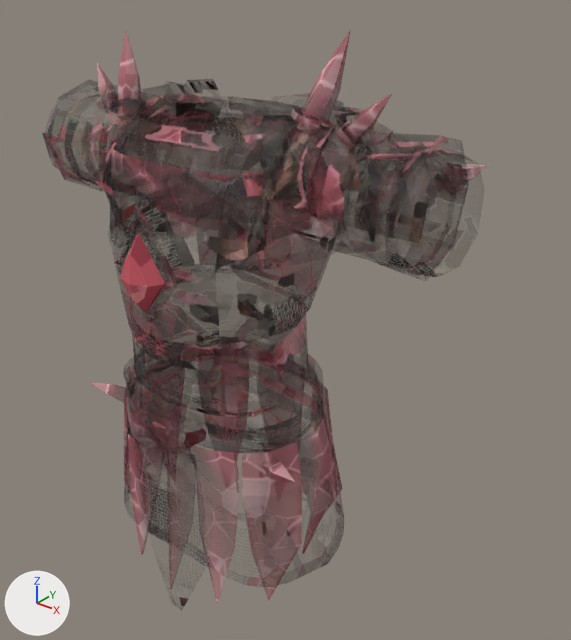
An edit to the glTF model assets/modeles/armures/porte/cuirasse_rubis_enchante.glb, drawn before and after from the same camera.
One viewpoint serves both versions: a camera (50 mm lens) standing at (0.962, -0.989, 1.821) and looking at (0.082, 0.111, 1.139). Every picture has the same lights, and +X, +Y and +Z are marked at lower left. The picture after the commit comes second. Vertices at exactly the same position are counted once.

Names of what the first picture shows: 'cuirasse_rubis'.
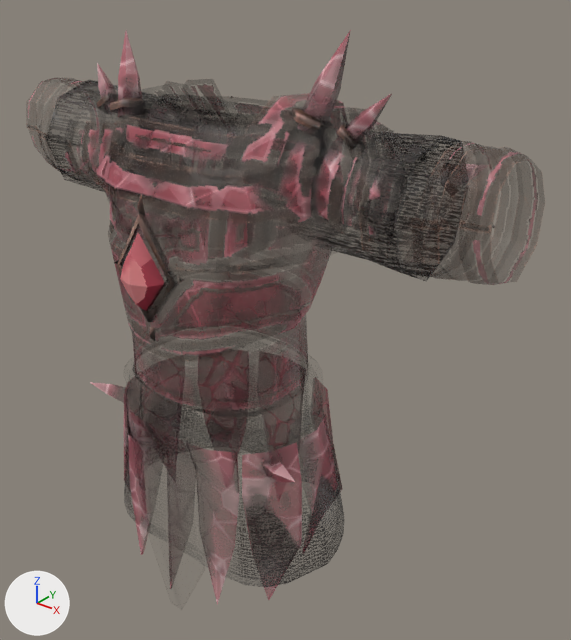
What differs and where, as boxes (x1, y1, x2, y2) in the pictures (571 x 640 px):
'cuirasse_rubis', surface changed, reshaped (14% wider)
    before: (42, 30, 488, 610)
    after: (28, 30, 538, 604)
part 1 of me_cuirasse_rubis, added
    after: (449, 142, 492, 171)
part 2 of me_cuirasse_rubis, added
    after: (473, 152, 538, 285)
part 3 of me_cuirasse_rubis, added
    after: (28, 78, 100, 171)
part 4 of me_cuirasse_rubis, surface changed
    before: (42, 43, 488, 610)
    after: (46, 43, 488, 591)

Edits to the bpy script that builds the scene:
```text
Change mat_rubis_enchante:
    where n5 = _N.new('ShaderNodeTexImage'); n5.name = 'Image Texture'
    n5.image: img_gemme_rubis_enchante -> img_cuirasse_rubis_enchante
Change mat_cristal_rubis_enchante:
    where n5 = _N.new('ShaderNodeTexImage'); n5.name = 'Image Texture'
    n5.image: img_cuirasse_rubis_cristal_enchante -> img_cuirasse_rubis_enchante
Change me_cuirasse_rubis:
    used by ob_cuirasse_rubis; location = (0.0, 0.0, 0.0)
    remove me_cuirasse_rubis.from_pydata(...)  # 2492 vertices, 3626 faces; spans x -0.447..0.446, y -0.208..0.277, z 0.548..1.696
    add me_cuirasse_rubis.from_pydata(...)  # 2876 vertices, 4178 faces; spans x -0.541..0.541, y -0.208..0.277, z 0.548..1.696
    me_cuirasse_rubis part 1: a new loose piece of 54 vertices spanning x 0.425..0.471, y -0.032..0.179, z 1.343..1.547, in mat_plaque_rubis_enchante
    me_cuirasse_rubis part 2: a new loose piece of 54 vertices spanning x 0.489..0.541, y -0.01..0.18, z 1.335..1.551, in mat_plaque_rubis_enchante
    me_cuirasse_rubis part 3: a new loose piece of 54 vertices spanning x -0.541..-0.489, y -0.01..0.18, z 1.335..1.551, in mat_plaque_rubis_enchante
    me_cuirasse_rubis part 4: 3559 kept faces spanning x -0.447..0.446, y -0.208..0.277, z 0.548..1.696 get new texture (UV) coordinates
    other edits to the shape of me_cuirasse_rubis do not show in these pictures
```
